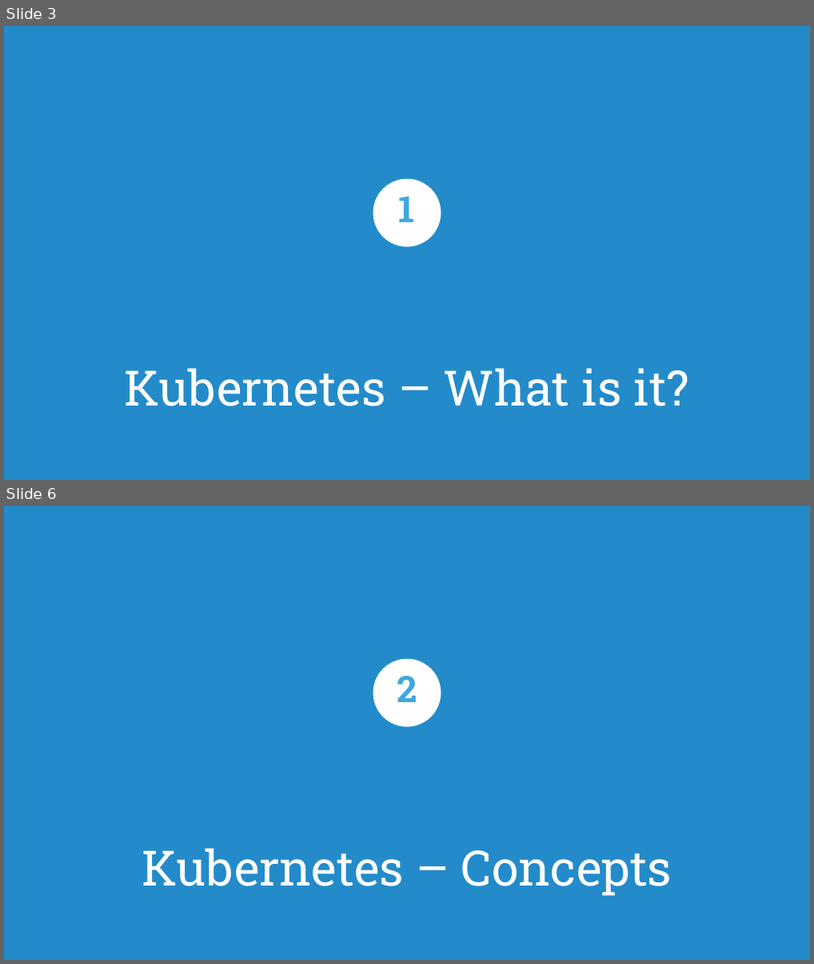
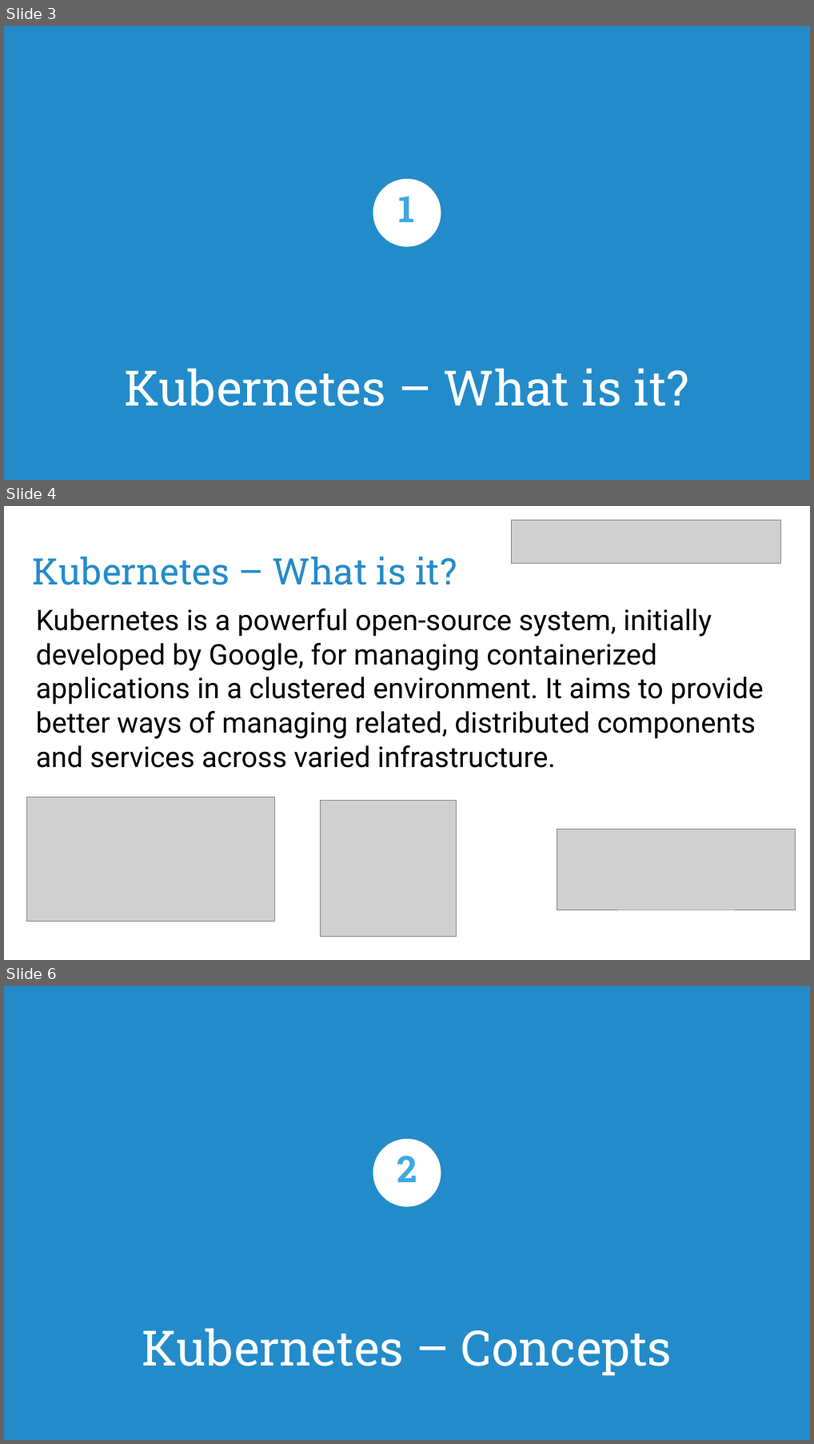
Before and after one commit to puzzle/kubernetes-techlab, a slide deck: presentation/introduction.odp. Shown one above the other, each under a label of ours: slides 3 and 6 before the commit, slides 3, 4 and 6 after it; the slides between them are not shown. The pictures are 814x964 and 814x1444 pixels, drawn with LibreOffice and Linux fonts; fonts in the diff are those of the drawing; grey boxes stand for pictures; background and template pictures are left out. Boxes give left, top, right and bottom in pixels: in the first picture for what was removed or moved away, otherwise in the second. Text is boxed around its words. In the diff, an @@ line names an element or a change of style, - is before the commit and + after.

```diff
--- a/presentation/introduction.odp
+++ b/presentation/introduction.odp
@@ slide 4 added at (4,506,810,960), background #FFFFFF @@
@@ picture added at (512,520,782,564) @@
@@ title added at (33,556,457,585), 36 pt, text #238BCA @@
+Kubernetes – What is it?
@@ text added at (36,608,763,768), 28 pt, text #000000 @@
+Kubernetes is a powerful open-source system, initially developed by Google, for managing containerized applications in a clustered environment. It aims to provide better ways of managing related, distributed components and services across varied infrastructure.
@@ picture added at (26,797,274,921) @@
@@ picture added at (321,800,456,936) @@
@@ picture added at (558,828,797,909) @@
```
Also in this commit, not shown: 7 slides changed, 2 other slides added, 2 slides removed, 2 other files.
